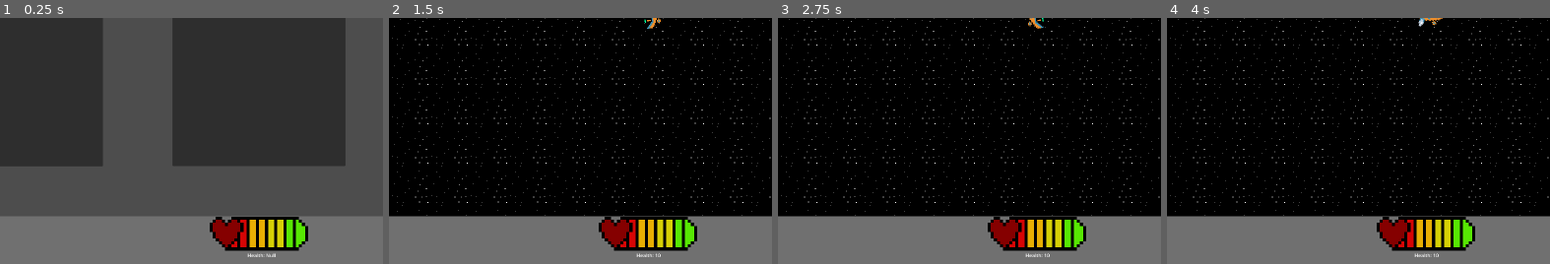
Above: before the commit, frames 1-4 (left to right).
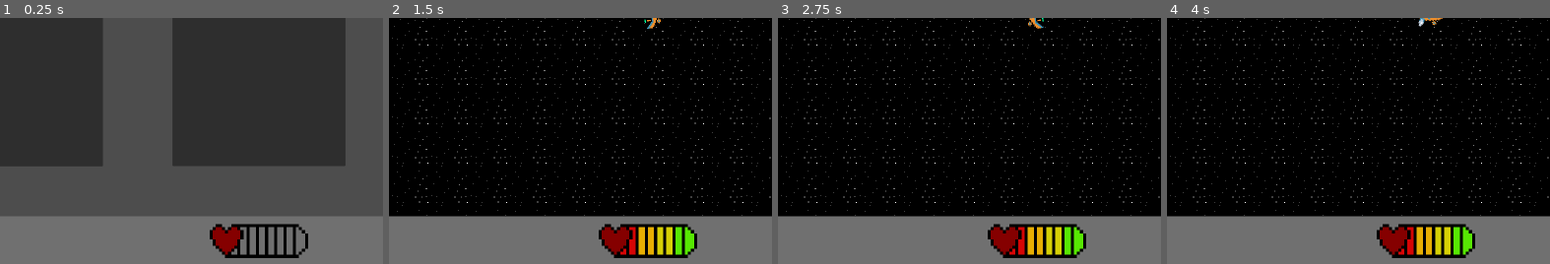
Above: after the commit, the same moments.

Repository: papaya19/One-Trick-Pony
Game: Godot game, scene res://Scenes/start.tscn
Two runs of this game, one before a commit and one after it. Both use one fixed random seed, a clock stepped at 60 frames per second and the inputs below. The engine's default icon, where the game draws it, is replaced by a stand-in: a white triangle on a blue panel in a dark square.
Inputs (mouse positions are % of the whole screen's width and height, from its top left):
- Up to frame 1 (0.25 s): no input
- Up to frame 2 (1.5 s): click "Shotgun" at 0.5 s; tap Enter at 1.25 s; move the mouse to (73, 43) at 1.27 s; press the mouse at (73, 43) at 1.28 s
- Up to frame 3 (2.75 s): move the mouse to (30, 54) at 2.02 s; release the mouse at (30, 54) at 2.03 s; click (30, 54) at 2.1 s
- Up to frame 4 (4 s): tap Space at 2.75 s; move the mouse to (61, 26) at 2.77 s; press the mouse at (61, 26) at 2.78 s; move the mouse to (46, 69) at 3.52 s; release the mouse at (46, 69) at 3.53 s; click (46, 69) at 3.6 s
The pictures show only the part of the screen within x 17-67%, y 50-100%; the shares and areas given below are measured in that part.

The runs differ from the first frame. In frame 1, 3.1% of the frame differs, in the area x 54-81%, y 80-98%; in frame 2, 2.3%; in frame 3, 2.3%; in frame 4, 2.3%.

Commit message:
health bar

Diff:
--- a/Godot Project Files/Scenes/hud.tscn
+++ b/Godot Project Files/Scenes/hud.tscn
@@ -2,7 +2,78 @@
 
 [ext_resource type="Texture2D" uid="uid://t6tei14qfrb3" path="res://Assets/Overlay Placeholder.png" id="1_e0onf"]
 [ext_resource type="Script" uid="uid://hy7d77ks51tc" path="res://Scripts/hud.gd" id="1_fccik"]
-[ext_resource type="Texture2D" uid="uid://c2ehim0k2cqj8" path="res://Assets/healthbar.png" id="3_bjfho"]
+[ext_resource type="Texture2D" uid="uid://becijvdxnmhw" path="res://Assets/HealthBar.png" id="3_bjfho"]
+
+[sub_resource type="AtlasTexture" id="AtlasTexture_6fbih"]
+atlas = ExtResource("3_bjfho")
+region = Rect2(64, 22, 32, 11)
+
+[sub_resource type="AtlasTexture" id="AtlasTexture_t1xeu"]
+atlas = ExtResource("3_bjfho")
+region = Rect2(32, 22, 32, 11)
+
+[sub_resource type="AtlasTexture" id="AtlasTexture_36asn"]
+atlas = ExtResource("3_bjfho")
+region = Rect2(0, 22, 32, 11)
+
+[sub_resource type="AtlasTexture" id="AtlasTexture_8jye8"]
+atlas = ExtResource("3_bjfho")
+region = Rect2(64, 11, 32, 11)
+
+[sub_resource type="AtlasTexture" id="AtlasTexture_43w4t"]
+atlas = ExtResource("3_bjfho")
+region = Rect2(32, 11, 32, 11)
+
+[sub_resource type="AtlasTexture" id="AtlasTexture_7gr8i"]
+atlas = ExtResource("3_bjfho")
+region = Rect2(0, 11, 32, 11)
+
+[sub_resource type="AtlasTexture" id="AtlasTexture_5ep0j"]
+atlas = ExtResource("3_bjfho")
+region = Rect2(64, 0, 32, 11)
+
+[sub_resource type="AtlasTexture" id="AtlasTexture_4f5kr"]
+atlas = ExtResource("3_bjfho")
+region = Rect2(32, 0, 32, 11)
+
+[sub_resource type="AtlasTexture" id="AtlasTexture_piegi"]
+atlas = ExtResource("3_bjfho")
+region = Rect2(0, 0, 32, 11)
+
+[sub_resource type="SpriteFrames" id="SpriteFrames_i2avg"]
+animations = [{
+"frames": [{
+"duration": 1.0,
+"texture": SubResource("AtlasTexture_6fbih")
+}, {
+"duration": 1.0,
+"texture": SubResource("AtlasTexture_t1xeu")
+}, {
+"duration": 1.0,
+"texture": SubResource("AtlasTexture_36asn")
+}, {
+"duration": 1.0,
+"texture": SubResource("AtlasTexture_8jye8")
+}, {
+"duration": 1.0,
+"texture": SubResource("AtlasTexture_43w4t")
+}, {
+"duration": 1.0,
+"texture": SubResource("AtlasTexture_7gr8i")
+}, {
+"duration": 1.0,
+"texture": SubResource("AtlasTexture_5ep0j")
+}, {
+"duration": 1.0,
+"texture": SubResource("AtlasTexture_4f5kr")
+}, {
+"duration": 1.0,
+"texture": SubResource("AtlasTexture_piegi")
+}],
+"loop": true,
+"name": &"default",
+"speed": 5.0
+}]
 
 [node name="HUD" type="Control" unique_id=1087313395]
 process_mode = 1
@@ -25,10 +96,10 @@
 mouse_filter = 2
 texture = ExtResource("1_e0onf")
 
-[node name="Sprite2D" type="Sprite2D" parent="." unique_id=910443956]
-position = Vector2(1280, 1664)
+[node name="Health Bar" type="AnimatedSprite2D" parent="." unique_id=1989063682]
+position = Vector2(1280.0001, 1583)
 scale = Vector2(10, 10)
-texture = ExtResource("3_bjfho")
+sprite_frames = SubResource("SpriteFrames_i2avg")
 
 [node name="Ammo" type="Label" parent="." unique_id=166411888]
 layout_mode = 0
@@ -47,11 +118,3 @@
 offset_right = 2489.0
 offset_bottom = 93.0
 text = "Energy: Null"
-
-[node name="Health" type="Label" parent="." unique_id=640499318]
-layout_mode = 0
-offset_left = 1243.0
-offset_top = 1618.0
-offset_right = 1335.0
-offset_bottom = 1641.0
-text = "Health: Null"
--- a/Godot Project Files/Scripts/enemy_spawner.gd
+++ b/Godot Project Files/Scripts/enemy_spawner.gd
@@ -1,6 +1,7 @@
 extends Node2D
 
 const enemy = preload("res://Scenes/enemy.tscn")
+const sprinter = preload("res://Scenes/enemy.tscn")
 var enemy_spawn_time = 1
 var enemy_can_spawn = true
 @export var margin: float = 100
--- a/Godot Project Files/Scripts/global.gd
+++ b/Godot Project Files/Scripts/global.gd
@@ -2,7 +2,7 @@
 
 signal player_take_damage(damage_amount: int)
 signal player_gain_energy(energy_value: int)
-var player_health: int = 10
+var player_health: int = 8
 var magazine_size: int = 10
 var bullet_count: int = 10
 @export var energy_count: int = 0
--- a/Godot Project Files/Scripts/hud.gd
+++ b/Godot Project Files/Scripts/hud.gd
@@ -1,8 +1,8 @@
 extends Control
 
-@onready var label_ammo = $Ammo
-@onready var label_health = $Health
-@onready var label_coins = $Coins
+@onready var label_ammo = $"Ammo"
+@onready var health_bar = $"Health Bar"
+@onready var label_coins = $"Coins"
 
 func _process(_delta: float) -> void:
 	if Global.reloading:
@@ -10,9 +10,6 @@
 	else:
 		label_ammo.text = "Ammo: " + str(Global.bullet_count) + "/" + str(Global.magazine_size)
 
-	if Global.player_health <= 0:
-		label_health.text = "Dead"
-	else:
-		label_health.text = "Health: " + str(Global.player_health)
+	health_bar.frame = Global.player_health
 
 	label_coins.text = "Energy: " + str(Global.energy_count)
Binary file removed: Godot Project Files/Assets/healthbar spritesheet.png
Not shown, removed: Godot Project Files/Assets/healthbar spritesheet.png.import
Binary file changed: Godot Project Files/Assets/healthbar.png
Not shown, changed: Godot Project Files/Assets/healthbar.png.import
Not shown, changed: .DS_Store
Not shown, changed: Godot Project Files/.DS_Store
